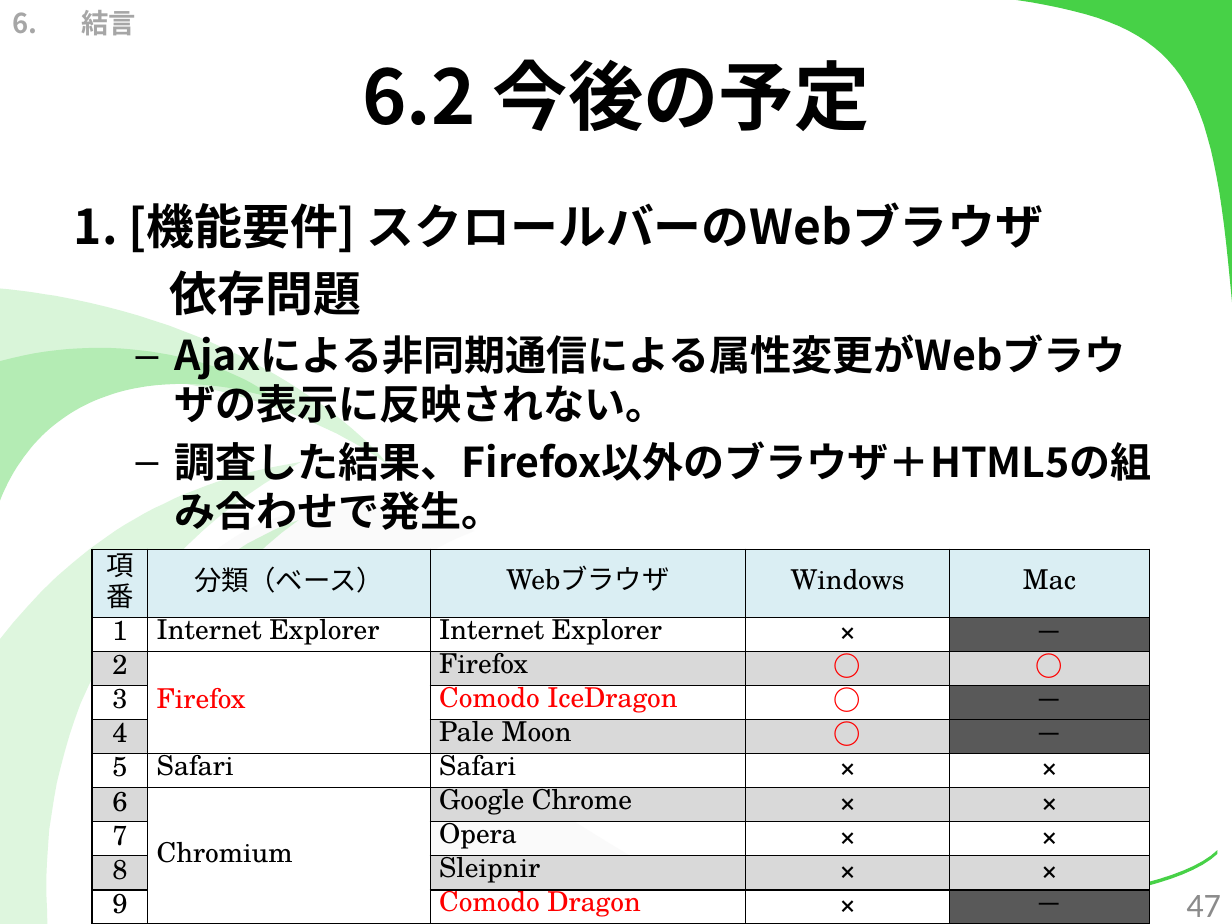
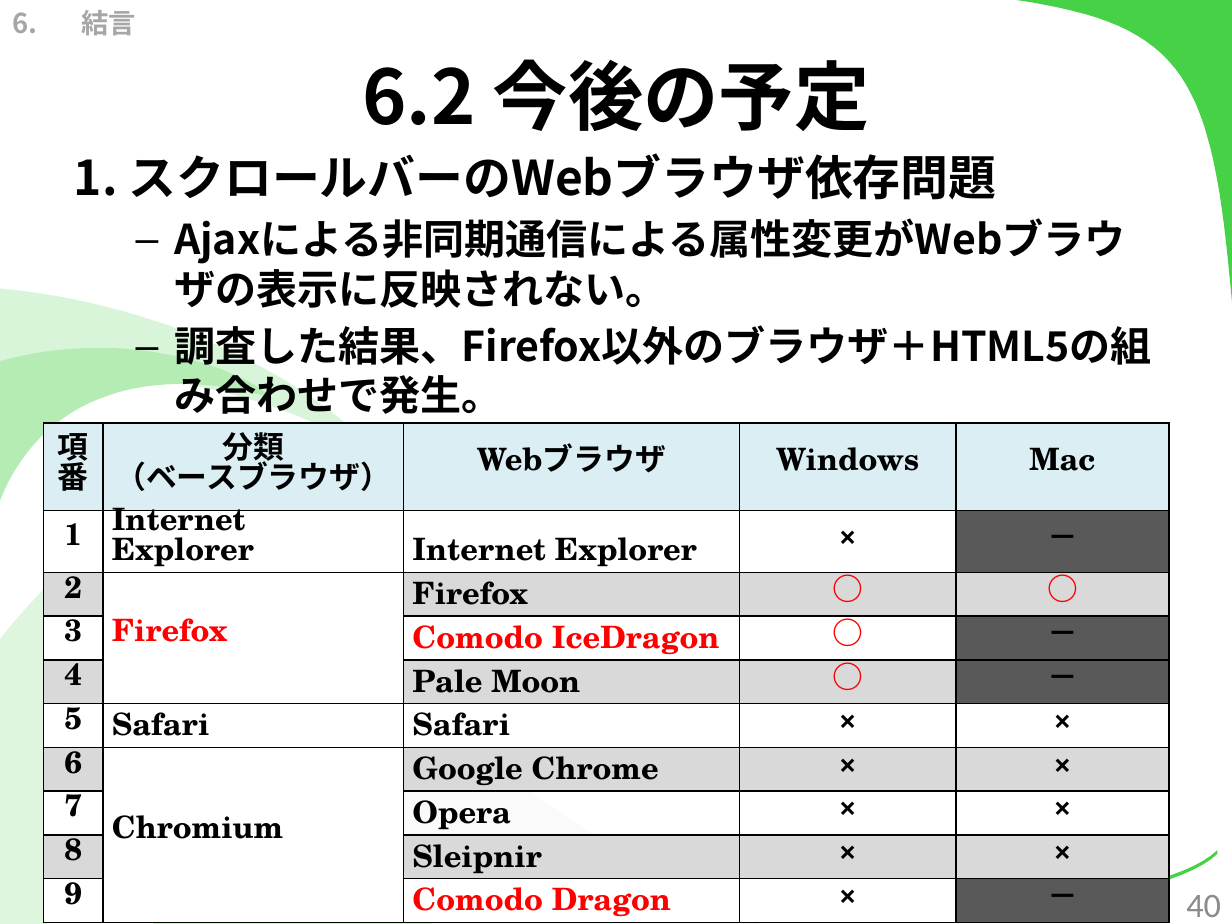
Before and after one commit to kotaro0717/Report-Management, a slide deck: slide 40 of PowerPoint/report_hokada.pptx (slide 47 before the commit). Drawn at 1232x924 pixels with LibreOffice and Linux fonts; fonts in the diff are those of the drawing. Boxes give left, top, right and bottom in pixels: in the first picture for what was removed or moved away, otherwise in the second. Text is boxed around its words. In the diff, an @@ line names an element or a change of style, - is before the commit and + after.

Commit message:
一通り完成したぞ。

```diff
--- a/PowerPoint/report_hokada.pptx
+++ b/PowerPoint/report_hokada.pptx
@@ text "1. スクロールバーのWebブラウザ依存問題": place and size @@
-text "1. スクロールバーのWebブラウザ依存問題" at <box>74,202,1152,530</box>
+text "1. スクロールバーのWebブラウザ依存問題" at <box>74,153,1152,414</box>
@@ text at <box>74,153,997,200</box>: text changed @@
-1. [機能要件] スクロールバーのWebブラウザ
-依存問題
+1. スクロールバーのWebブラウザ依存問題
@@ table at <box>43,424,1169,921</box> @@
-row 1, column 2: 分類（ベース）
+row 1, column 2: 分類 / （ベースブラウザ）
@@ size 16 to 18 pt, bold on @@
@@ table: place and size @@
-table at <box>92,549,1148,924</box>
+table at <box>43,424,1169,921</box>
@@ page number at <box>1186,895,1221,917</box>: text changed @@
-47
+40
```
Also in this commit, not shown: 41 other slides changed, 1 slide added, 3 slides removed, 2 other files.
